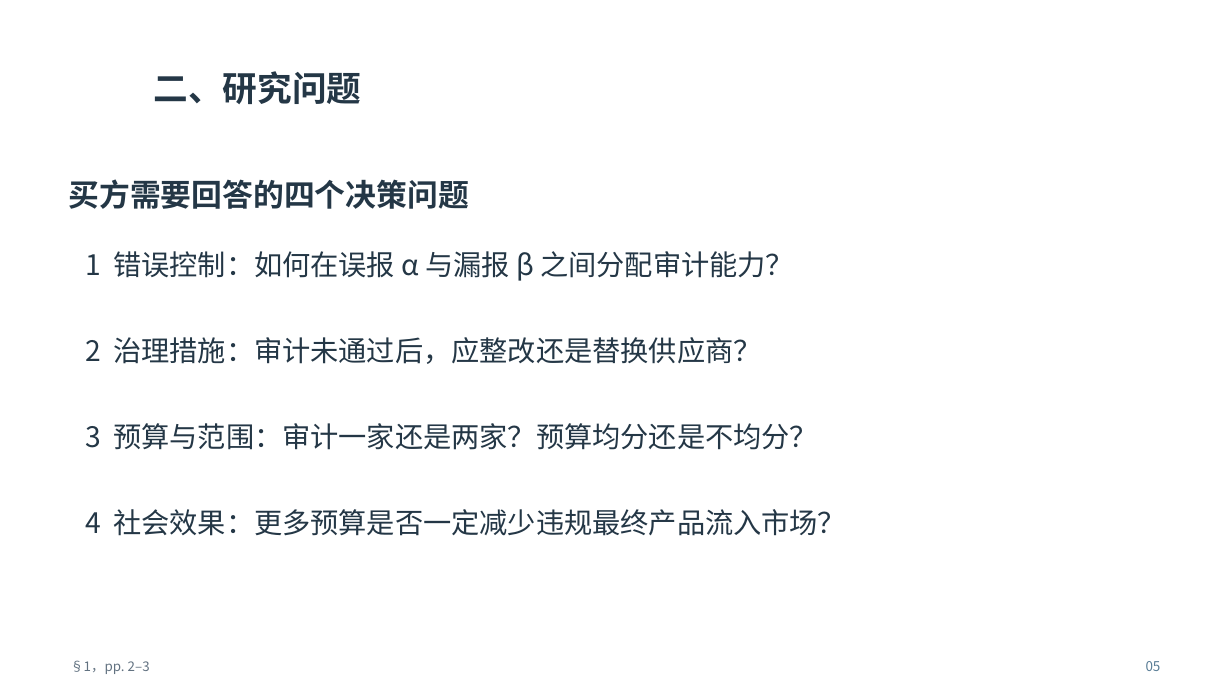
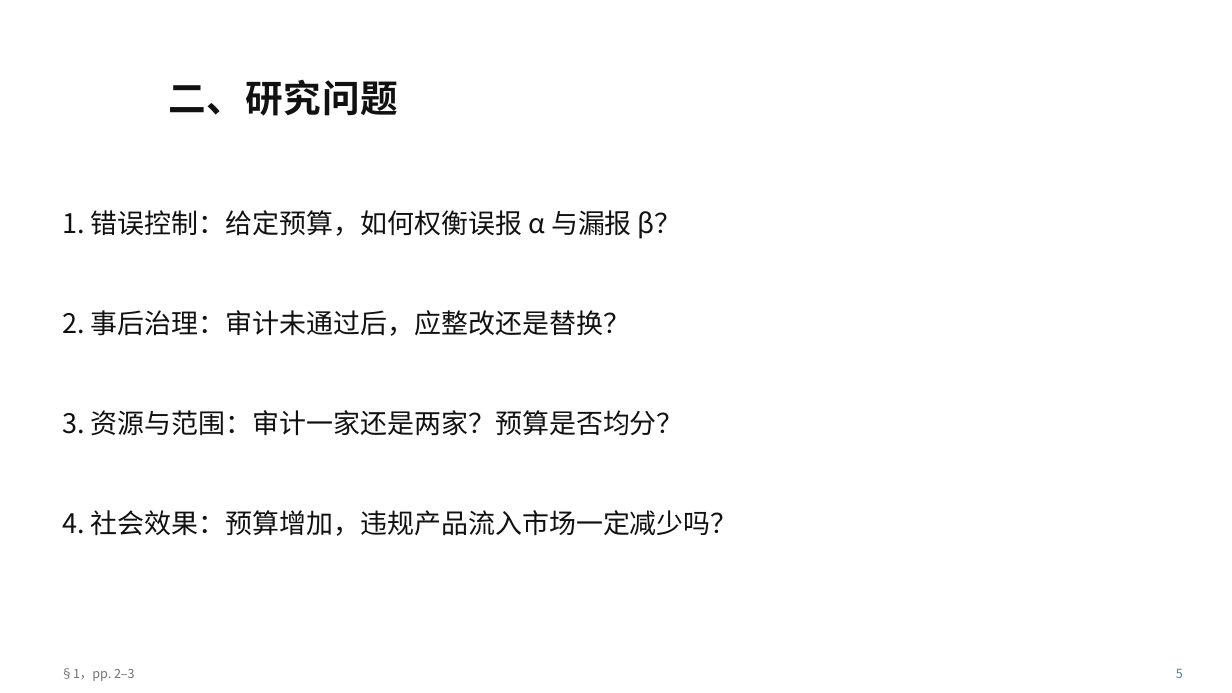
Before and after one commit to shuihongyan7-max/test-codex, a slide deck: slide 5 of 大组会.pptx. Drawn at 1232x693 pixels with LibreOffice and Linux fonts; fonts in the diff are those of the drawing; background and template pictures are left out. Boxes give left, top, right and bottom in pixels: in the first picture for what was removed or moved away, otherwise in the second. Text is boxed around its words. In the diff, an @@ line names an element or a change of style, - is before the commit and + after.

```diff
--- a/大组会.pptx
+++ b/大组会.pptx
@@ text "二、研究问题": place and size @@
-text "二、研究问题" at [153,71,361,104]
+text "二、研究问题" at [168,79,398,116]
@@ text "二、研究问题" at [168,79,398,116]: size 27 to 29.2 pt, text colour #243746 to #111111, letter spacing 0 to 0.8 pt; line spacing 1.03 to 1.08; more space between paragraphs @@
@@ text removed at [68,179,468,209] @@
-买方需要回答的四个决策问题
@@ text at [62,210,682,239]: text changed; size 22 to 21 pt; text colour #243746 to #111111 @@
-1 错误控制：如何在误报 α 与漏报 β 之间分配审计能力？
+1. 错误控制：给定预算，如何权衡误报 α 与漏报 β？
@@ text at [62,310,630,336]: text changed; size 22 to 21 pt; text colour #243746 to #111111 @@
-2 治理措施：审计未通过后，应整改还是替换供应商？
+2. 事后治理：审计未通过后，应整改还是替换？
@@ text at [62,410,684,436]: text changed; size 22 to 21 pt; text colour #243746 to #111111 @@
-3 预算与范围：审计一家还是两家？预算均分还是不均分？
+3. 资源与范围：审计一家还是两家？预算是否均分？
@@ text at [62,510,738,536]: text changed; size 22 to 21 pt; text colour #243746 to #111111 @@
-4 社会效果：更多预算是否一定减少违规最终产品流入市场？
+4. 社会效果：预算增加，违规产品流入市场一定减少吗？
@@ text "§1，pp. 2–3": place and size @@
-text "§1，pp. 2–3" at [70,660,150,674]
+text "§1，pp. 2–3" at [61,668,135,681]
@@ text "§1，pp. 2–3" at [61,668,135,681]: size 10.4 to 9.8 pt, text colour #627281 to #6B747A; line spacing 1.03 to 1.08 @@
@@ text at [1176,669,1183,678]: text changed; size 10.5 to 9.8 pt @@
-05
+5
```
Also in this commit, not shown: 17 other slides changed, 25 slides added, 31 slides removed, 1 other file.
